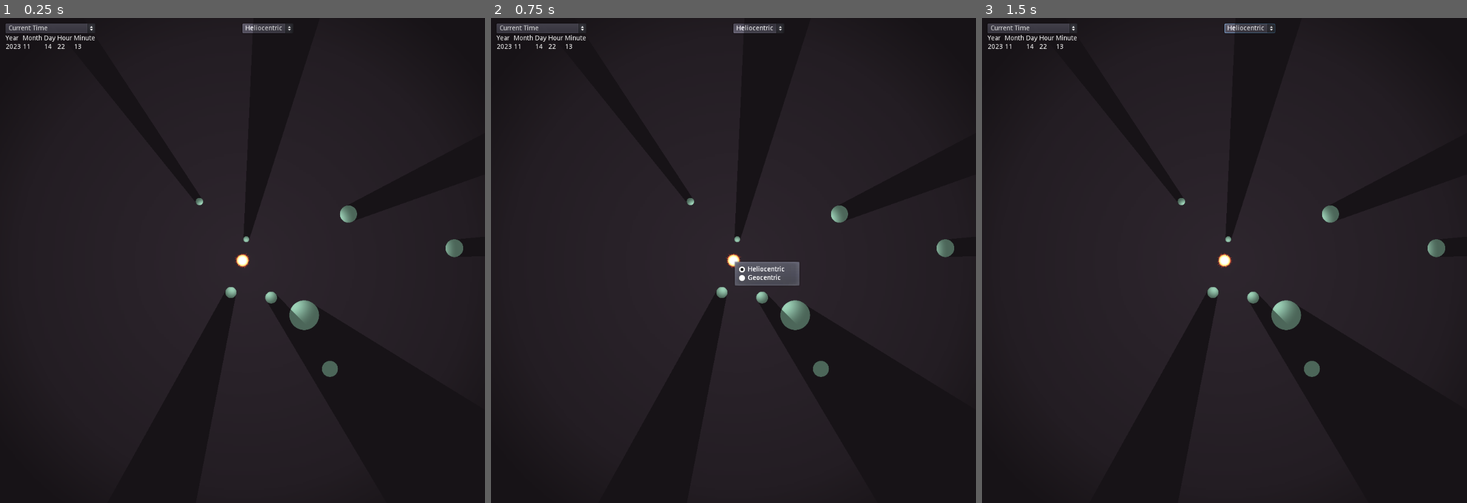
Above: before the commit, frames 1-3 (left to right).
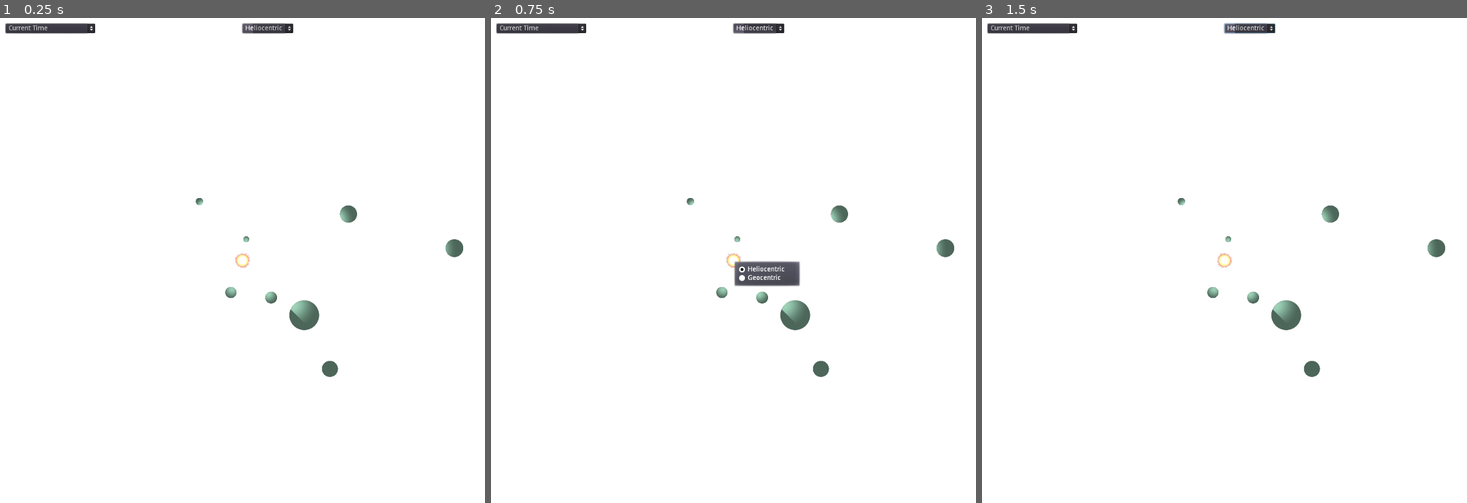
Above: after the commit, the same moments.

Repository: VoidMagick/KarmicStarTracker
Game: Godot game, scene res://Main.tscn
Two runs of this game, one before a commit and one after it. Both use one fixed random seed, a clock stepped at 60 frames per second and the inputs below.
Inputs:
- Up to frame 1 (0.25 s): no input
- Up to frame 2 (0.75 s): click "Heliocentric" at 0.5 s
- Up to frame 3 (1.5 s): click "Current Time" at 1.25 s

The runs differ from the first frame. In frame 1, 99% of the frame differs, in the area x 0-100%, y 0-100%; in frame 2, 98%; in frame 3, 99%.

Commit message:
Shader upgrades
Grid Shader
Star field shader

Diff:
--- a/Main.tscn
+++ b/Main.tscn
@@ -1,12 +1,27 @@
-[gd_scene load_steps=7 format=2]
+[gd_scene load_steps=9 format=2]
 
 [ext_resource path="res://Shaders/2d_circular_grid.shader" type="Shader" id=1]
 [ext_resource path="res://Artwork/Icons/Vector/planet_sun.svg" type="Texture" id=2]
 [ext_resource path="res://Main.gd" type="Script" id=3]
-[ext_resource path="res://Materials/sun.tres" type="Material" id=4]
+[ext_resource path="res://Artwork/Icons/Bitmap/star.png" type="Texture" id=4]
 [ext_resource path="res://Artwork/Backgrounds/background.jpg" type="Texture" id=5]
+[ext_resource path="res://Shaders/starfieldtest1.shader" type="Shader" id=6]
 
 [sub_resource type="ShaderMaterial" id=1]
+shader = ExtResource( 6 )
+shader_param/iterations = 17
+shader_param/formuparam = 0.53
+shader_param/volsteps = 20
+shader_param/stepsize = 0.1
+shader_param/zoom = 0.2
+shader_param/tile = 0.85
+shader_param/speed = 0.0
+shader_param/brightness = 0.0015
+shader_param/darkmatter = 0.3
+shader_param/distfading = 0.73
+shader_param/saturation = 0.85
+
+[sub_resource type="ShaderMaterial" id=2]
 shader = ExtResource( 1 )
 shader_param/opacity = 0.5
 shader_param/cyan = Vector3( 0, 1, 1 )
@@ -18,16 +33,32 @@
 
 [node name="Background" type="Sprite" parent="."]
 modulate = Color( 0.0901961, 0.0745098, 0.0901961, 1 )
+material = SubResource( 1 )
 texture = ExtResource( 5 )
 
 [node name="GridShader" type="Sprite" parent="."]
-visible = false
-material = SubResource( 1 )
+material = SubResource( 2 )
 scale = Vector2( 22, 22 )
 texture = ExtResource( 2 )
 
 [node name="Camera" type="Camera2D" parent="."]
 current = true
 
-[node name="Sprite" type="Sprite" parent="."]
-material = ExtResource( 4 )
+[node name="CPUParticles2D" type="CPUParticles2D" parent="."]
+visible = false
+light_mask = 0
+amount = 80
+lifetime = 10.0
+randomness = 0.25
+texture = ExtResource( 4 )
+emission_shape = 2
+emission_rect_extents = Vector2( 512, 512 )
+direction = Vector2( 0, 0 )
+gravity = Vector2( 0, 0 )
+angular_velocity = 147.7
+angular_velocity_random = 0.27
+radial_accel = 2.0
+radial_accel_random = 1.0
+tangential_accel = 1.0
+scale_amount = 0.05
+scale_amount_random = 0.25
--- /dev/null
+++ b/ShaderFractal.tscn
@@ -0,0 +1,43 @@
+[gd_scene load_steps=4 format=2]
+
+[ext_resource path="res://Artwork/Icons/Vector/planet_earth.svg" type="Texture" id=1]
+
+[sub_resource type="Shader" id=1]
+code = "shader_type canvas_item;
+
+// Shader constants
+uniform int iterations = 8;
+
+uniform float cx = -0.9;
+uniform float cy = -0.8;
+
+void fragment(){
+
+	float x = UV.x;
+	float y = UV.y;
+
+	for (int i=0; i<iterations; i++) {
+		x = abs(x);
+		y = abs(y);
+		float m = x*x + y*y;
+		x = x/m + cx;
+		y = y/m + cy;
+	}
+
+	// Color that baby up
+	COLOR = vec4(x,0.0,y,1.0);
+}"
+
+[sub_resource type="ShaderMaterial" id=2]
+shader = SubResource( 1 )
+shader_param/iterations = 8
+shader_param/cx = -0.9
+shader_param/cy = -0.8
+
+[node name="Node2D" type="Node2D"]
+
+[node name="Sprite" type="Sprite" parent="."]
+material = SubResource( 2 )
+position = Vector2( 512, 512 )
+scale = Vector2( 16, 16 )
+texture = ExtResource( 1 )
--- a/ShaderGrid.tscn
+++ b/ShaderGrid.tscn
@@ -1,79 +1,10 @@
 [gd_scene load_steps=4 format=2]
 
 [ext_resource path="res://Artwork/Icons/Vector/planet_sun.svg" type="Texture" id=1]
-
-[sub_resource type="Shader" id=1]
-code = "shader_type canvas_item;
-
-// Adjust these artistically
-uniform float opacity = 0.5;
-uniform vec3 cyan = vec3(0.0,1.0,1.0);
-uniform vec3 green = vec3(0.0,1.0,0.0);
-
-// Other constants -- probably do not touch
-uniform float PI = 3.1415926;
-
-// Functions
-
-float SMOOTH(float r, float R) {
-	return (1.0-smoothstep(R-0.001,R+0.001,r));
-}
-
-mat2 rotate2d(float _angle) {
-    return mat2(vec2(cos(_angle),-sin(_angle)),vec2(sin(_angle),cos(_angle)));
-}
-
-float circle(vec2 uv, vec2 center, float radius, float thk) {
-	float r = distance(uv,center);
-	return SMOOTH(r-thk/2.0,radius) - SMOOTH(r+thk/2.0,radius);
-}
-
-float line(vec2 uv, vec2 center, float angle, float thk) {
-	uv -= center;
-	uv *= rotate2d(angle*(PI/180.0));
-	uv += center;
-	float xpos = center.x;
-	//vec2 lmask = step(vec2(xpos-thk/2.0,0.0),uv);
-	//vec2 rmask = step(vec2(1.0-xpos-thk/2.0,0.0),1.0-uv);
-	vec2 lmask = smoothstep(vec2(xpos-thk/2.0-0.0005,0.0),vec2(xpos-thk/2.0+0.0005,0.0),uv);
-	vec2 rmask = smoothstep(vec2(1.0-xpos-thk/2.0-0.0005,0.0),vec2(1.0-xpos-thk/2.0+0.0005,0.0),1.0-uv);
-	float line = lmask.x * lmask.y * rmask.x * rmask.y;
-	return line;
-}
-
-// Fragment function
-
-void fragment(){
-	// Variables we will return to COLOR at the end
-	vec3 finalcolor = vec3(0.0);
-	float finalalpha = 1.0;
-
-	// Draw a bunch of circles
-	float circles = 0.0;
-	for (int i=1; i<21; i++){
-		circles += circle(UV,vec2(0.5),0.025*float(i),0.001);
-	}
-	finalcolor += circles * cyan;
-	//finalalpha *= circles;
-
-	// Draw the radial grid lines
-	float lines = 0.0;
-	for (int i=0; i<12; i++) {
-		lines += line(UV,vec2(0.5,0.5),float(i)*15.0,0.001);
-	}
-	//float line = line(UV,vec2(0.5,0.5),0.0,0.01);
-	finalcolor += lines * cyan;
-	//finalalpha *= lines;
-
-	// Last touches
-	finalalpha *= opacity;
-
-	// Finally, let's draw our shader
-	COLOR = vec4(finalcolor,finalalpha);
-}"
+[ext_resource path="res://Shaders/2d_circular_grid.shader" type="Shader" id=2]
 
 [sub_resource type="ShaderMaterial" id=2]
-shader = SubResource( 1 )
+shader = ExtResource( 2 )
 shader_param/opacity = 0.5
 shader_param/cyan = Vector3( 0, 1, 1 )
 shader_param/green = Vector3( 0, 1, 0 )
@@ -85,6 +16,6 @@
 
 [node name="planet_sun" type="Sprite" parent="Sprite"]
 material = SubResource( 2 )
-position = Vector2( 560, 552 )
-scale = Vector2( 25, 25 )
+position = Vector2( 512, 512 )
+scale = Vector2( 18, 18 )
 texture = ExtResource( 1 )
--- /dev/null
+++ b/ShaderGrid2.tscn
@@ -0,0 +1,99 @@
+[gd_scene load_steps=4 format=2]
+
+[ext_resource path="res://Artwork/Icons/Vector/planet_sun.svg" type="Texture" id=1]
+
+[sub_resource type="Shader" id=1]
+code = "shader_type canvas_item;
+
+// Adjust these artistically
+uniform float opacity = 0.5;
+uniform vec3 cyan = vec3(0.0,1.0,1.0);
+uniform vec3 green = vec3(0.0,1.0,0.0);
+
+// Other constants -- probably do not touch
+uniform float PI = 3.1415926;
+
+// Functions
+
+float SMOOTH(float r, float R) {
+	return (1.0-smoothstep(R-0.0002,R+0.0002,r));
+}
+
+mat2 rotate2d(float _angle) {
+    return mat2(vec2(cos(_angle),-sin(_angle)),vec2(sin(_angle),cos(_angle)));
+}
+
+float circle(vec2 uv, vec2 center, float radius, float thk) {
+	float r = distance(uv,center);
+	return SMOOTH(r-thk/2.0,radius) - SMOOTH(r+thk/2.0,radius);
+}
+
+float dash_circle(vec2 uv, vec2 center, float radius, float thk) {
+	float r = distance(uv,center);
+	vec2 pos = vec2(0.5) - uv;
+	float circle = SMOOTH(r-thk/2.0,radius) - SMOOTH(r+thk/2.0,radius);
+	float a = atan(pos.y,pos.x);
+	float f = sin(a*r*300.0);
+	float dashes = smoothstep(f+0.2,f,r);
+	return circle * dashes;
+}
+
+float line(vec2 uv, vec2 center, float angle, float thk) {
+	uv -= center;
+	uv *= rotate2d(angle*(PI/180.0));
+	uv += center;
+	float xpos = center.x;
+	//vec2 lmask = step(vec2(xpos-thk/2.0,0.0),uv);
+	//vec2 rmask = step(vec2(1.0-xpos-thk/2.0,0.0),1.0-uv);
+	vec2 lmask = smoothstep(vec2(xpos-thk/2.0-0.0005,0.0),vec2(xpos-thk/2.0+0.0005,0.0),uv);
+	vec2 rmask = smoothstep(vec2(1.0-xpos-thk/2.0-0.0005,0.0),vec2(1.0-xpos-thk/2.0+0.0005,0.0),1.0-uv);
+	float line = lmask.x * lmask.y * rmask.x * rmask.y;
+	return line;
+}
+
+// Fragment function
+
+void fragment(){
+	// Variables we will return to COLOR at the end
+	vec3 finalcolor = vec3(0.0);
+	float finalalpha = 1.0;
+
+	// Draw a bunch of circles
+	float circles = 0.0;
+	for (int i=1; i<11; i++){
+		circles += dash_circle(UV,vec2(0.5),0.05*float(i),0.001);
+	}
+	finalcolor += circles * cyan;
+	//finalalpha *= circles;
+
+	// Draw the radial grid lines
+	float lines = 0.0;
+	for (int i=0; i<12; i++) {
+		lines += line(UV,vec2(0.5,0.5),float(i)*15.0,0.001);
+	}
+	finalcolor += lines * cyan;
+	//finalalpha *= lines;
+
+	// Last touches
+	finalalpha *= opacity;
+
+	// Finally, let's draw our shader
+	COLOR = vec4(finalcolor,finalalpha);
+}"
+
+[sub_resource type="ShaderMaterial" id=2]
+shader = SubResource( 1 )
+shader_param/opacity = 0.5
+shader_param/cyan = Vector3( 0, 1, 1 )
+shader_param/green = Vector3( 0, 1, 0 )
+shader_param/PI = 3.14159
+
+[node name="Node2D" type="Node2D"]
+
+[node name="Sprite" type="Sprite" parent="."]
+
+[node name="planet_sun" type="Sprite" parent="Sprite"]
+material = SubResource( 2 )
+position = Vector2( 560, 552 )
+scale = Vector2( 25, 25 )
+texture = ExtResource( 1 )
--- /dev/null
+++ b/ShaderStarfield.tscn
@@ -0,0 +1,26 @@
+[gd_scene load_steps=4 format=2]
+
+[ext_resource path="res://Artwork/Icons/Vector/planet_earth.svg" type="Texture" id=1]
+[ext_resource path="res://Shaders/starfieldtest1.shader" type="Shader" id=2]
+
+[sub_resource type="ShaderMaterial" id=2]
+shader = ExtResource( 2 )
+shader_param/iterations = 17
+shader_param/formuparam = 0.53
+shader_param/volsteps = 20
+shader_param/stepsize = 0.1
+shader_param/zoom = 0.4
+shader_param/tile = 0.85
+shader_param/speed = 0.01
+shader_param/brightness = 0.0015
+shader_param/darkmatter = 0.3
+shader_param/distfading = 0.73
+shader_param/saturation = 0.85
+
+[node name="Node2D" type="Node2D"]
+
+[node name="Sprite" type="Sprite" parent="."]
+material = SubResource( 2 )
+position = Vector2( 512, 512 )
+scale = Vector2( 16, 16 )
+texture = ExtResource( 1 )
--- a/Shaders/2d_circular_grid.shader
+++ b/Shaders/2d_circular_grid.shader
@@ -10,59 +10,73 @@
 
 // Functions
 
-float SMOOTH(float r, float R) {
-	return (1.0-smoothstep(R-0.001,R+0.001,r));
+float SMOOTH(float f, float thk, float smth) {
+	return smoothstep(1.0-thk-smth,1.0-thk+smth,f);
 }
 
 mat2 rotate2d(float _angle) {
     return mat2(vec2(cos(_angle),-sin(_angle)),vec2(sin(_angle),cos(_angle)));
 }
 
-float circle(vec2 uv, vec2 center, float radius, float thk) {
-	float r = distance(uv,center);
-	return SMOOTH(r-thk/2.0,radius) - SMOOTH(r+thk/2.0,radius);
+float circles(vec2 uv, vec2 center, float amp, float thk, float smth) {
+	return SMOOTH(cos(distance(uv,center)*4.*PI*amp),thk,smth);
 }
 
-float line(vec2 uv, vec2 center, float angle, float thk) {
-	uv -= center;
-	uv *= rotate2d(angle*(PI/180.0));
-	uv += center;
-	float xpos = center.x;
-	//vec2 lmask = step(vec2(xpos-thk/2.0,0.0),uv);
-	//vec2 rmask = step(vec2(1.0-xpos-thk/2.0,0.0),1.0-uv);
-	vec2 lmask = smoothstep(vec2(xpos-thk/2.0-0.0005,0.0),vec2(xpos-thk/2.0+0.0005,0.0),uv);
-	vec2 rmask = smoothstep(vec2(1.0-xpos-thk/2.0-0.0005,0.0),vec2(1.0-xpos-thk/2.0+0.0005,0.0),1.0-uv);
-	float line = lmask.x * lmask.y * rmask.x * rmask.y;
-	return line;
+int radialStep(vec2 uv, vec2 center, float r) {
+	float rdist = distance(uv,center);
+	int ftest = int(floor(rdist/r+0.05))+1;
+	return ftest;
+}
+
+float radialstipes(vec2 uv, vec2 center, float amp, float thk, float smth) {
+	vec2 pos = center - uv;
+	float a = (atan(pos.y,pos.x)+PI) / (2.*PI);
+	return SMOOTH(sin(a*2.*PI*15.*float(radialStep(uv,center,(0.5/amp)))),thk,smth);
+}
+
+float dashcircles(vec2 uv, vec2 center, float amp, float thk, float smth) {
+	float circles = circles(uv, center, amp, thk, smth);
+	float dashes = radialstipes(uv, center, amp, 1.0, 0.2);
+	return clamp(circles - dashes,0.0,1.0);
+}
+
+float lines(vec2 uv, vec2 center, int num, float thk, float smth) {
+	float lines = 0.0;
+	for (int i=0; i<num; i++) {
+		uv -= center;
+		uv *= rotate2d(PI/float(num));
+		uv += center;
+		float xpos = center.x;
+		vec2 lmask = smoothstep(vec2(xpos-thk-smth,0.0),vec2(xpos-thk+smth,0.0),uv);
+		vec2 rmask = smoothstep(vec2(1.0-xpos-thk-smth,0.0),vec2(1.0-xpos-thk+smth,0.0),1.0-uv);
+		lines += lmask.x * lmask.y * rmask.x * rmask.y;
+	}
+	return lines;
+}
+
+float dashlines(vec2 uv, vec2 center, int num, float thk, float smth) {
+	float lines = lines(uv,center,num,thk,smth);
+	float circles = circles(uv,center,16., 1.0, 0.1);
+	return clamp(lines - circles,0.0,1.0);
 }
 
 // Fragment function
 
-void fragment(){
+void fragment() {
 	// Variables we will return to COLOR at the end
 	vec3 finalcolor = vec3(0.0);
 	float finalalpha = 1.0;
 
-	// Draw a bunch of circles
-	float circles = 0.0;
-	for (int i=1; i<21; i++){
-		circles += circle(UV,vec2(0.5),0.025*float(i),0.001);
-	}
-	finalcolor += circles * cyan;
-	//finalalpha *= circles;
+	// Draw dashed circles in the grid
+	float dashcircles = dashcircles(UV, vec2(0.5), 4., 0.0004, 0.001);
+	finalcolor += dashcircles;
 
-	// Draw the radial grid lines
-	float lines = 0.0;
-	for (int i=0; i<12; i++) {
-		lines += line(UV,vec2(0.5,0.5),float(i)*15.0,0.001);
-	}
-	//float line = line(UV,vec2(0.5,0.5),0.0,0.01);
-	finalcolor += lines * cyan;
-	//finalalpha *= lines;
-
-	// Last touches
-	finalalpha *= opacity;
+	// Draw dashed lines
+	float dashlines = dashlines(UV, vec2(0.5),6,0.0005,0.0008);
+	finalcolor += dashlines;
 
 	// Finally, let's draw our shader
+	finalalpha = finalcolor.r;
+	finalcolor *= cyan;
 	COLOR = vec4(finalcolor,finalalpha);
 }
--- /dev/null
+++ b/Shaders/starfieldtest1.shader
@@ -0,0 +1,65 @@
+shader_type canvas_item;
+
+// Shader constants
+uniform int iterations = 17;
+uniform float formuparam = 0.53;
+
+uniform int volsteps = 20;
+uniform float stepsize = 0.1;
+
+uniform float zoom = 0.4;
+uniform float tile = 0.85;
+uniform float speed = 0.01;
+
+uniform float brightness = 0.0015;
+uniform float darkmatter = 0.3;
+uniform float distfading = 0.73;
+uniform float saturation = 0.85;
+
+void fragment(){
+	vec3 finalcolor = vec3(0.0);
+	float finalalpha = 1.0;
+
+	//get coords and direction
+	vec2 uv = UV;
+	vec3 dir = vec3(uv*zoom,1.0);
+	float time = TIME * speed + 0.25;
+
+	//mouse rotation
+	float a1=0.7;
+	float a2=0.8;
+	mat2 rot1 = mat2(vec2(cos(a1),sin(a1)),vec2(-sin(a1),cos(a1)));
+	mat2 rot2 = mat2(vec2(cos(a2),sin(a2)),vec2(-sin(a2),cos(a2)));
+	dir.xz*=rot1;
+	dir.xy*=rot2;
+	vec3 from=vec3(1.,.5,0.5);
+	from+=vec3(time*2.,time,-2.);
+	from.xz*=rot1;
+	from.xy*=rot2;
+
+	//volumetric rendering
+	float s=0.1,fade=1.;
+	vec3 v=vec3(0.);
+	for (int r=0; r<volsteps; r++) {
+		vec3 p=from+s*dir*.5;
+		p = abs(vec3(tile)-mod(p,vec3(tile*2.))); // tiling fold
+		float pa,a=pa=0.;
+		for (int i=0; i<iterations; i++) {
+			p=abs(p)/dot(p,p)-formuparam; // the magic formula
+			a+=abs(length(p)-pa); // absolute sum of average change
+			pa=length(p);
+		}
+		float dm=max(0.,darkmatter-a*a*.001); //dark matter
+		a*=a*a; // add contrast
+		if (r>6) fade*=1.-dm; // dark matter, don't render near
+		//v+=vec3(dm,dm*.5,0.);
+		v+=fade;
+		v+=vec3(s,s*s,s*s*s*s)*a*brightness*fade; // coloring based on distance
+		fade*=distfading; // distance fading
+		s+=stepsize;
+	}
+	v=mix(vec3(length(v)),v,saturation); //color adjust
+
+	// Color that baby up
+	COLOR = vec4(v*0.01,1.0);
+}
--- a/project.godot
+++ b/project.godot
@@ -28,5 +28,5 @@
 quality/driver/driver_name="GLES2"
 vram_compression/import_etc=true
 vram_compression/import_etc2=false
-environment/default_clear_color=Color( 0.407843, 0.266667, 0.462745, 1 )
+environment/default_clear_color=Color( 0.203922, 0.137255, 0.203922, 1 )
 environment/default_environment="res://default_env.tres"
Binary file removed: Artwork/Icons/Bitmap/planet_normal.png
Binary file added: Artwork/Icons/Bitmap/star.png
Not shown, changed: Artwork/Icons/Bitmap/star.png.import
